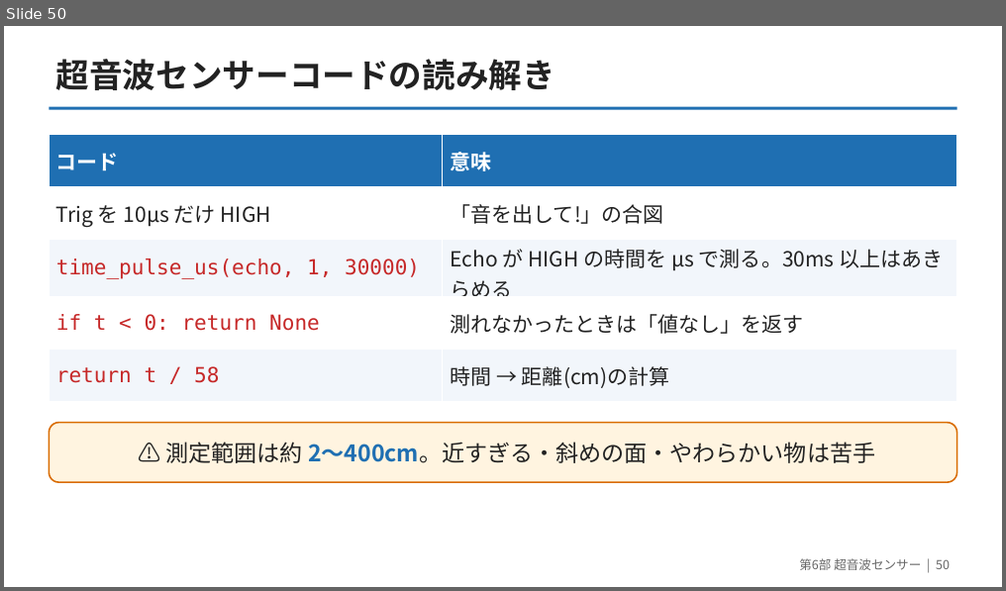
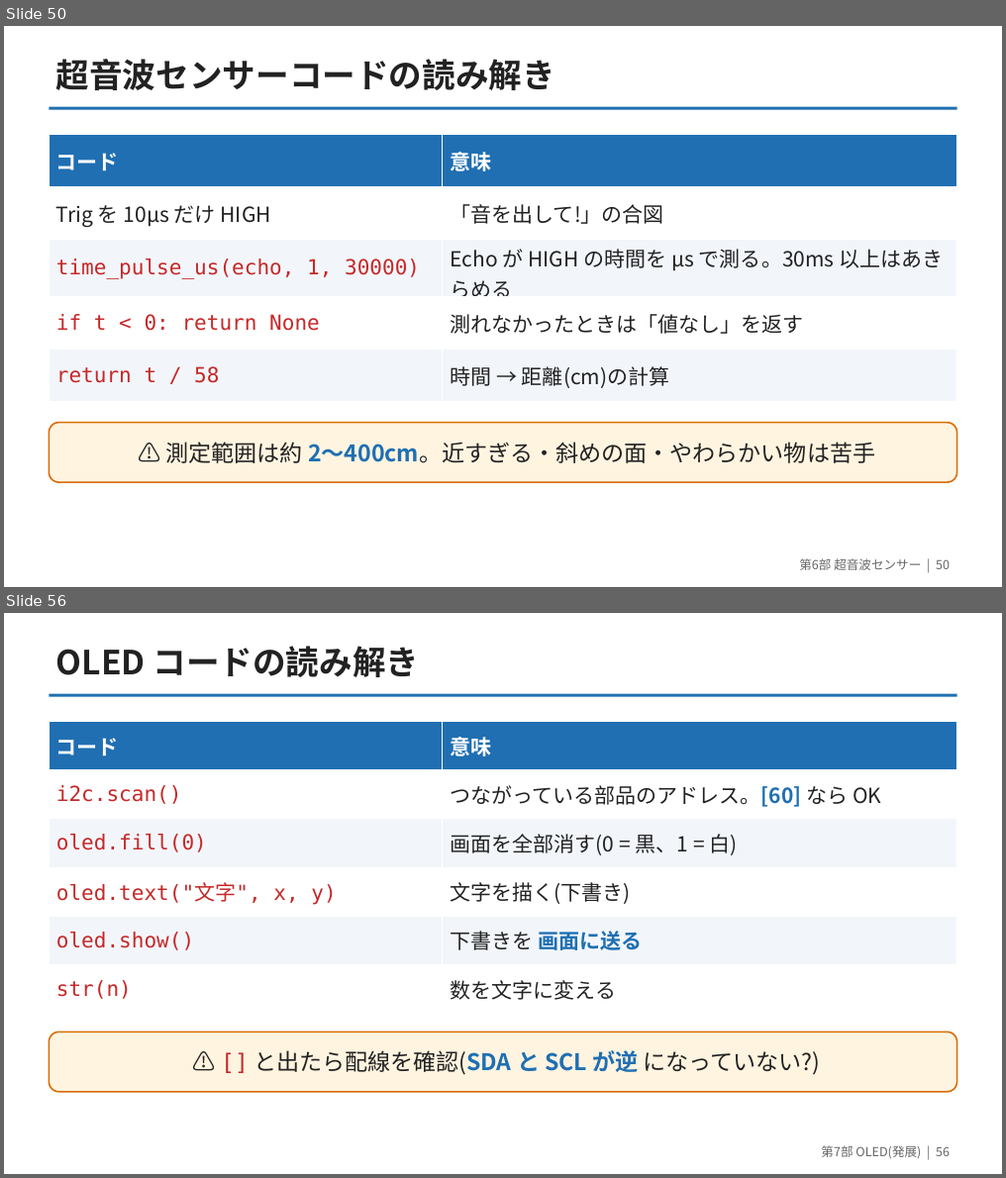
Before and after one commit to yuracode/isiot, a slide deck: slides/pico_sensor_intro.pptx. Shown one above the other, each under a label of ours: slide 50 before the commit, slides 50 and 56 after it; the slides between them are not shown. The pictures are 1006x591 and 1006x1178 pixels, drawn with LibreOffice and Linux fonts; fonts in the diff are those of the drawing. Boxes give left, top, right and bottom in pixels: in the first picture for what was removed or moved away, otherwise in the second. Text is boxed around its words. In the diff, an @@ line names an element or a change of style, - is before the commit and + after.

```diff
--- a/slides/pico_sensor_intro.pptx
+++ b/slides/pico_sensor_intro.pptx
@@ slide 56 added at <box>4,613,1002,1174</box>, background #FFFFFF @@
@@ text added at <box>56,646,419,677</box>, 32 pt, text #222222, bold @@
+OLED コードの読み解き
@@ rectangle added at <box>49,694,957,697</box>, fill #1F6FB2 @@
@@ table added at <box>49,722,957,1014</box>, 6 rows, 2 columns @@
+コード | 意味
+i2c.scan() | つながっている部品のアドレス。[60] なら OK
+oled.fill(0) | 画面を全部消す(0 = 黒、1 = 白)
+oled.text("文字", x, y) | 文字を描く(下書き)
+oled.show() | 下書きを 画面に送る
+str(n) | 数を文字に変える
@@ rounded rectangle added at <box>49,1032,957,1092</box>, fill #FFF4E0, outline #D96C00 1.5 pt, 22 pt, text #222222 @@
+⚠ [] と出たら配線を確認(SDA と SCL が逆 になっていない?)
@@ text added at <box>821,1146,949,1158</box>, 12 pt, text #666666 @@
+第7部 OLED(発展) | 56
```
Also in this commit, not shown: 2 slides changed, 5 other slides added, 13 other files.
